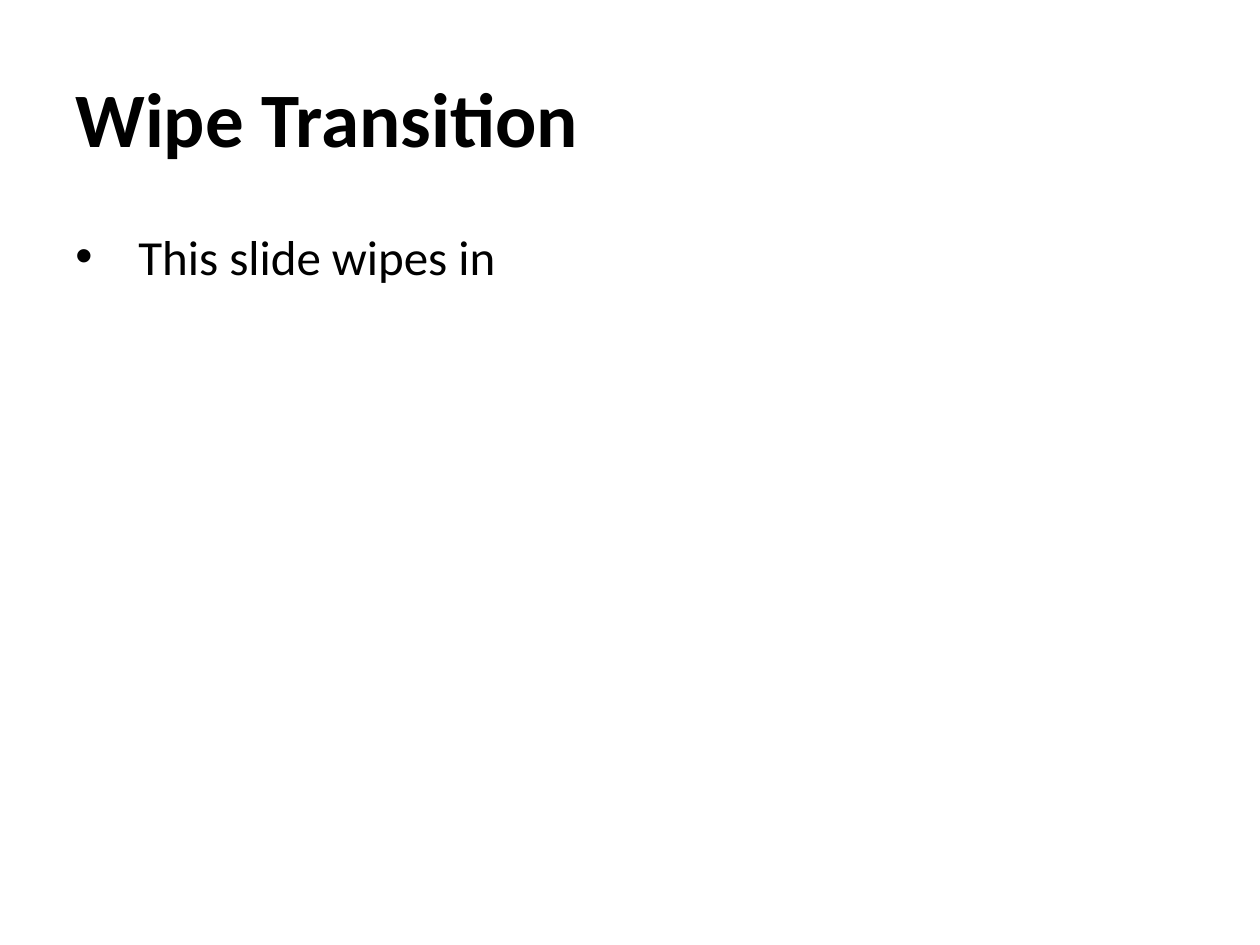
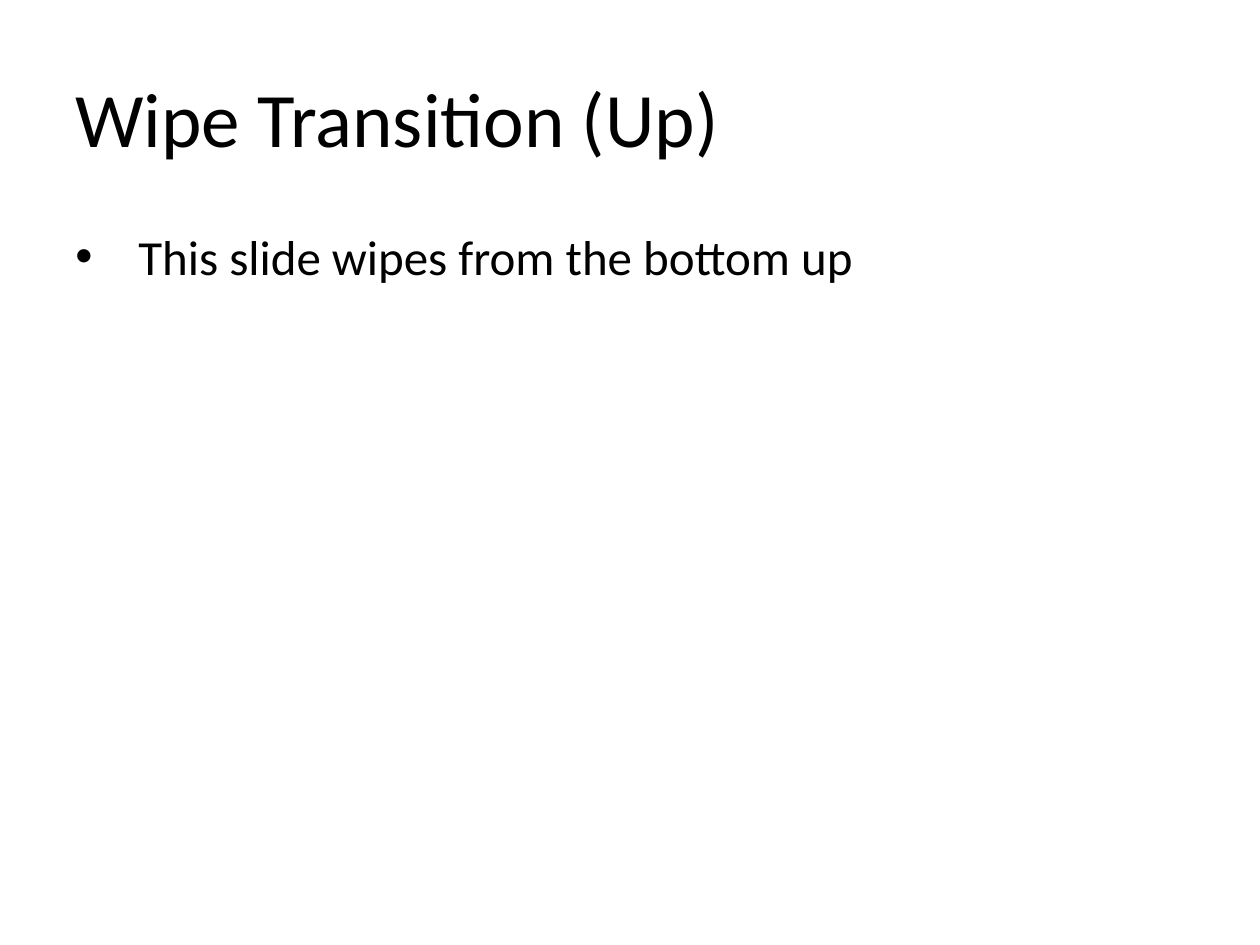
Before and after one commit to djinn-soul/gopptx, a slide deck: slide 3 of smoke_samples/14_transitions.pptx. Drawn at 1260x945 pixels with LibreOffice and Linux fonts; fonts in the diff are those of the drawing. Boxes give left, top, right and bottom in pixels: in the first picture for what was removed or moved away, otherwise in the second. Text is boxed around its words. In the diff, an @@ line names an element or a change of style, - is before the commit and + after.

```diff
--- a/smoke_samples/14_transitions.pptx
+++ b/smoke_samples/14_transitions.pptx
@@ text at <box>75,91,718,160</box>: text changed; bold off @@
-Wipe Transition
+Wipe Transition (Up)
@@ text at <box>138,241,852,283</box>: text changed @@
-• This slide wipes in
+• This slide wipes from the bottom up
```
Also in this commit, not shown: 2 other slides changed, 2 slides added, 45 other files.
